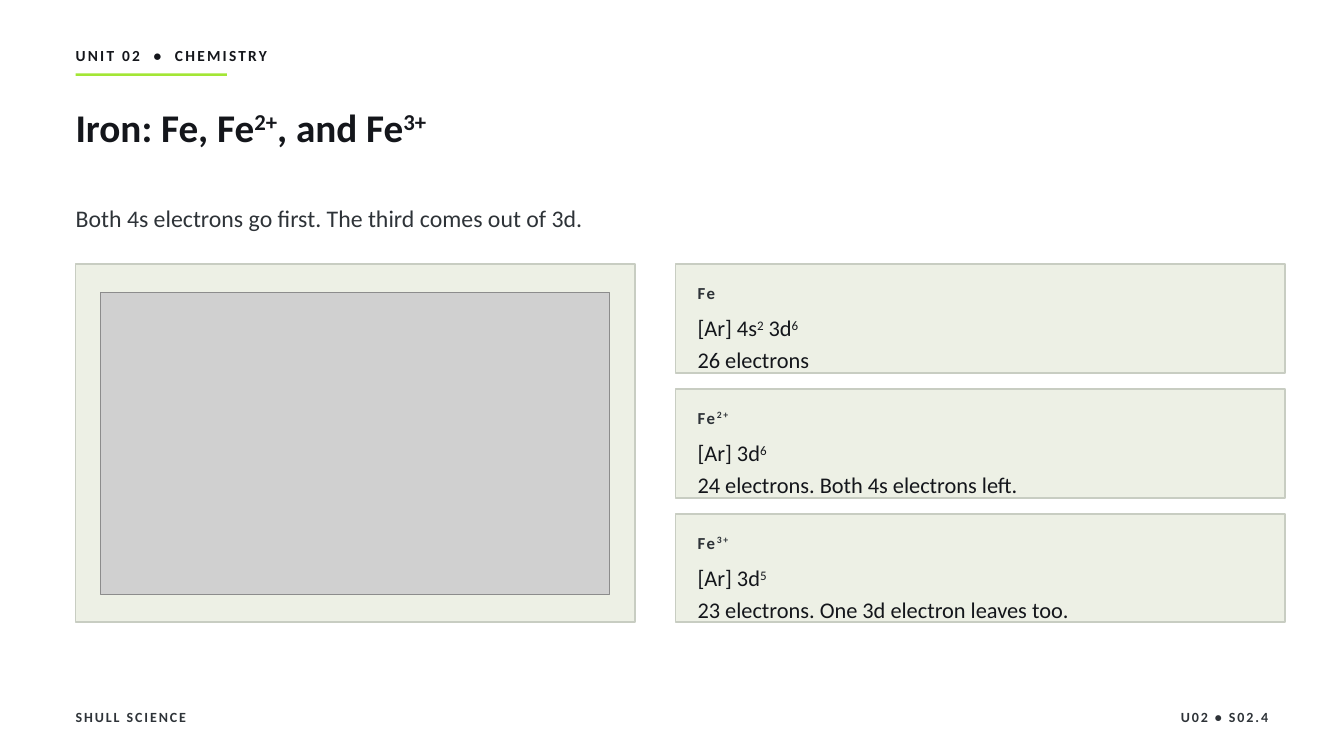
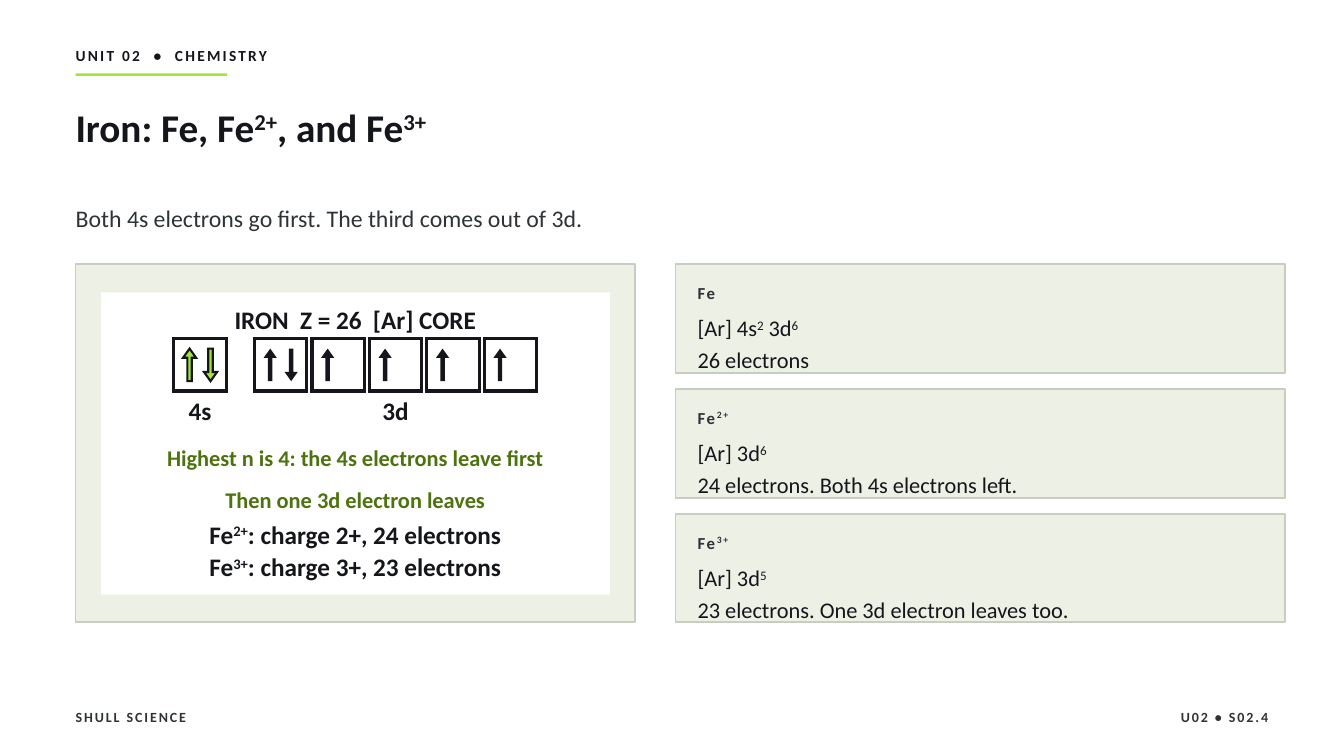
Before and after one commit to Hayabusa015/WorkWork, a slide deck: slide 14 of deliverables/chem-u02/SHULL_CHEM_Slides_U02_S02.4.pptx. Drawn at 1344x756 pixels with LibreOffice and Linux fonts; fonts in the diff are those of the drawing; grey boxes stand for pictures. Boxes give left, top, right and bottom in pixels: in the first picture for what was removed or moved away, otherwise in the second. Text is boxed around its words. In the diff, an @@ line names an element or a change of style, - is before the commit and + after.

```diff
--- a/deliverables/chem-u02/SHULL_CHEM_Slides_U02_S02.4.pptx
+++ b/deliverables/chem-u02/SHULL_CHEM_Slides_U02_S02.4.pptx
@@ picture removed at <box>101,292,610,595</box> @@
@@ rectangle added at <box>101,292,610,595</box>, fill #FFFFFF @@
@@ up arrow added at <box>184,349,197,381</box>, fill #14161B @@
@@ up arrow added at <box>184,349,197,381</box>, fill #A3E635, outline #14161B 1.5 pt @@
@@ down arrow added at <box>204,349,217,381</box>, fill #14161B @@
@@ down arrow added at <box>204,349,217,381</box>, fill #A3E635, outline #14161B 1.5 pt @@
@@ up arrow added at <box>264,349,277,381</box>, fill #14161B @@
@@ down arrow added at <box>284,349,297,381</box>, fill #14161B @@
@@ up arrow added at <box>322,349,335,381</box>, fill #14161B @@
@@ up arrow added at <box>379,349,392,381</box>, fill #14161B @@
@@ up arrow added at <box>437,349,450,381</box>, fill #14161B @@
@@ up arrow added at <box>494,349,507,381</box>, fill #14161B @@
@@ group added at <box>173,310,536,420</box>: 6 rectangles, 3 texts @@
+IRON Z = 26 [Ar] CORE
+4s
+3d
@@ text added at <box>167,450,543,470</box>, 16 pt, text #4D730E, bold @@
+Highest n is 4: the 4s electrons leave first
@@ text added at <box>225,492,485,508</box>, 16 pt, text #4D730E, bold @@
+Then one 3d electron leaves
@@ text added at <box>261,526,500,549</box>, 18 pt, text #14161B, bold @@
+Fe2+: charge 2+, 24 electrons
@@ text added at <box>261,558,500,581</box>, 18 pt, text #14161B, bold @@
+Fe3+: charge 3+, 23 electrons
```
Also in this commit, not shown: 3 other slides changed, 3 other files.
